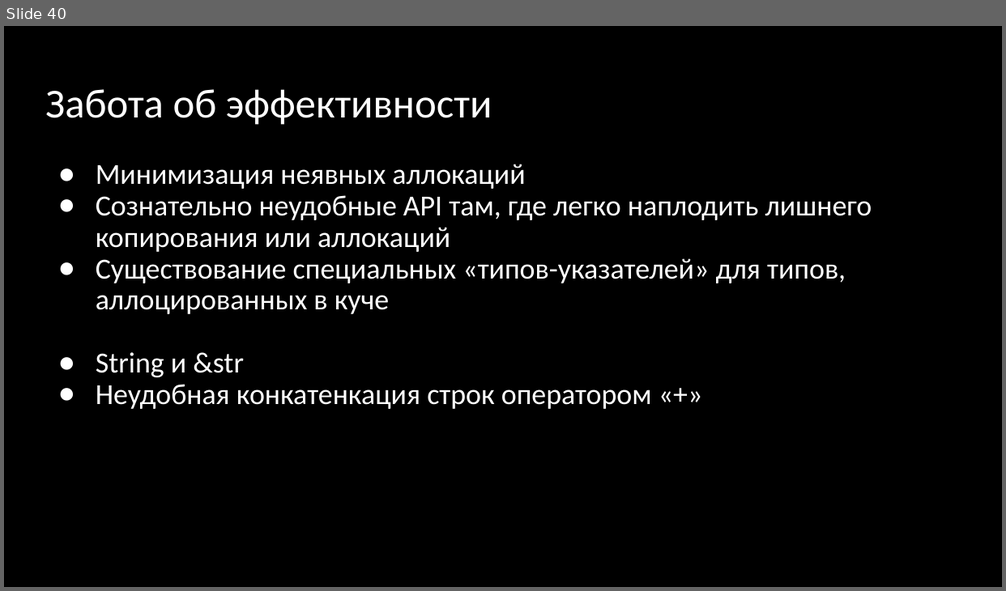
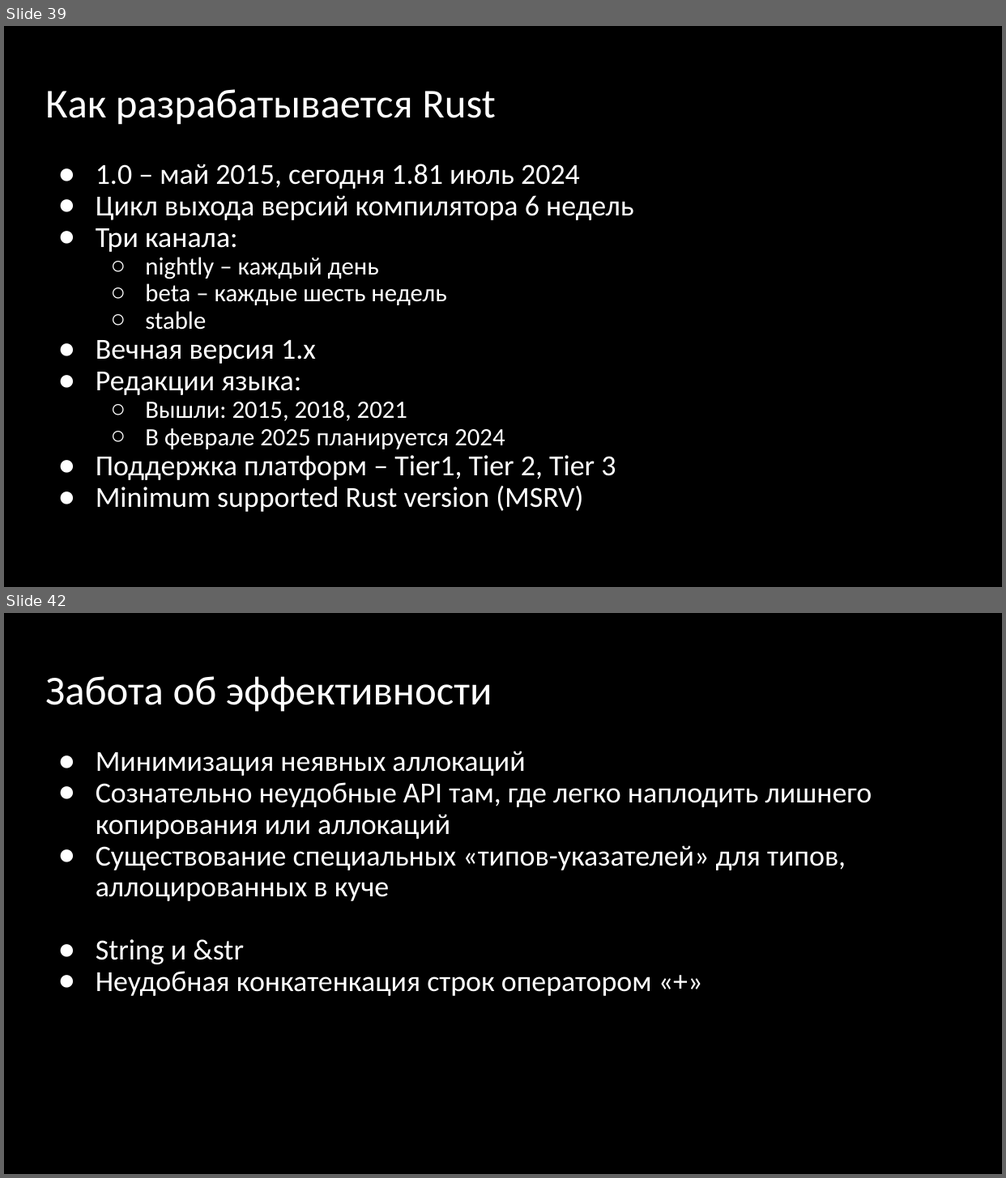
Before and after one commit to Gordon01/learn-rust, a slide deck: keynotes/Rust 2024.pptx. Shown one above the other, each under a label of ours: slide 40 before the commit, slides 39 and 42 after it; the slides between them are not shown. The pictures are 1006x591 and 1006x1178 pixels, drawn with LibreOffice and Linux fonts; fonts in the diff are those of the drawing. Boxes give left, top, right and bottom in pixels: in the first picture for what was removed or moved away, otherwise in the second. Text is boxed around its words. In the diff, an @@ line names an element or a change of style, - is before the commit and + after.

```diff
--- a/keynotes/Rust 2024.pptx
+++ b/keynotes/Rust 2024.pptx
@@ slide 39 added at [4,26,1002,587], background #000000 @@
@@ title added at [45,89,496,125], 39.6 pt, text #FFFFFF @@
+Как разрабатывается Rust
@@ text added at [96,164,634,512], 28 pt, text #FFFFFF @@
+● 1.0 – май 2015, сегодня 1.81 июль 2024
+● Цикл выхода версий компилятора 6 недель
+● Три канала:
+  ○ nightly – каждый день
+  ○ beta – каждые шесть недель
+  ○ stable
+● Вечная версия 1.х
+● Редакции языка:
+  ○ Вышли: 2015, 2018, 2021
+  ○ В феврале 2025 планируется 2024
+● Поддержка платформ – Tier1, Tier 2, Tier 3
+● Minimum supported Rust version (MSRV)
@@ what was slide 40 is now slide 42 @@
```
Also in this commit, not shown: 1 slide changed, 2 other slides added, 1 slide removed, 5 other files.
